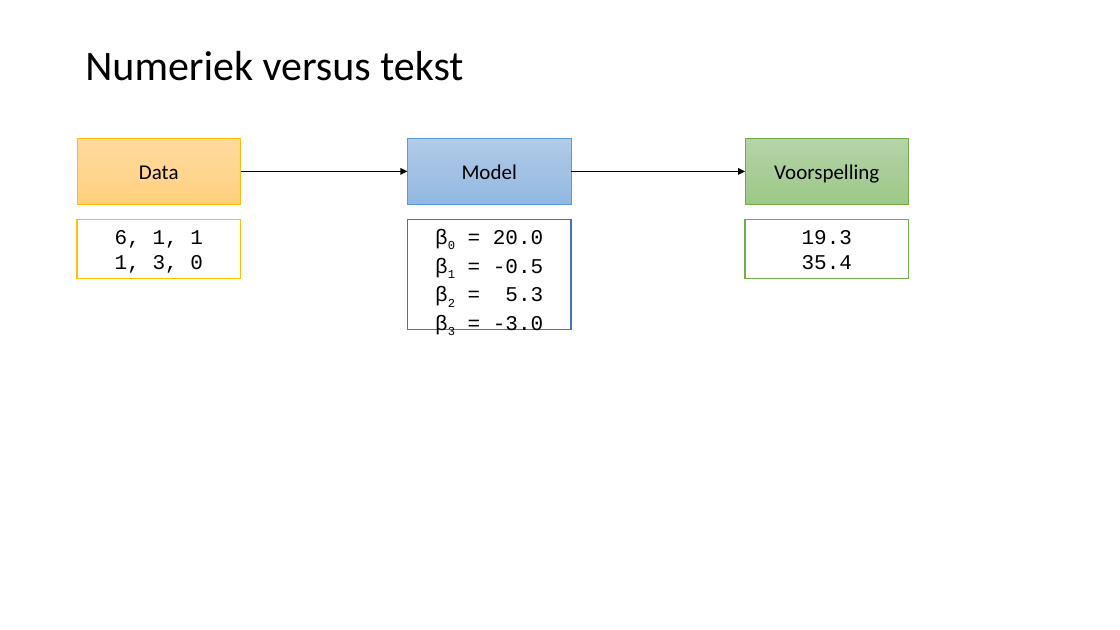
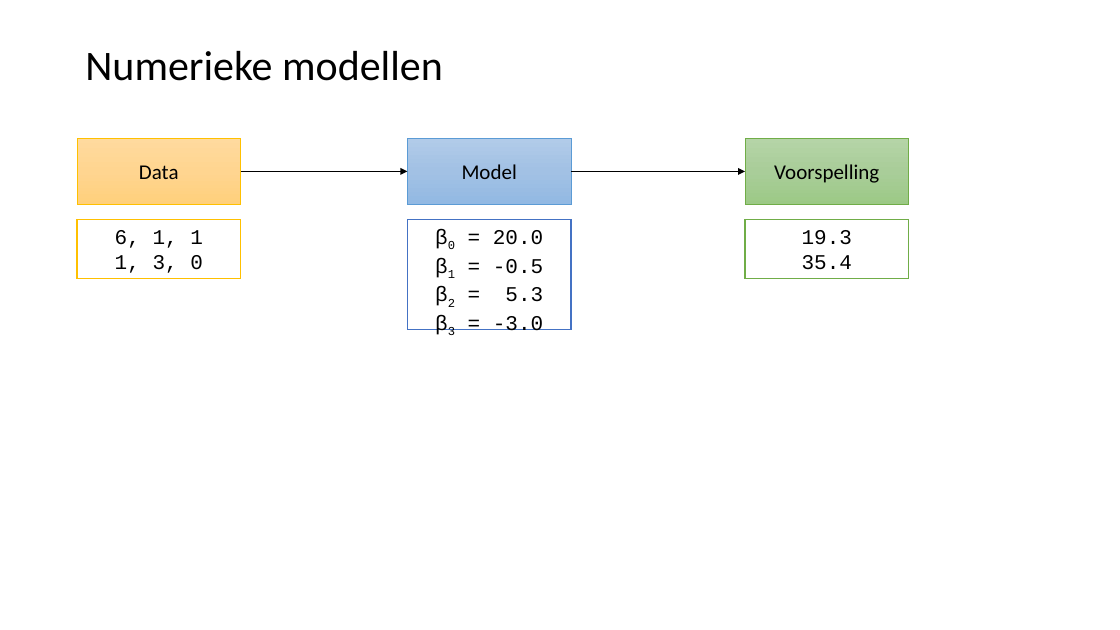
Before and after one commit to LFKoning/knowledge-sharing, a slide deck: slide 4 of python_trainees/5_nlp/python_traineeship_5.pptx. Drawn at 1120x630 pixels with LibreOffice and Linux fonts; fonts in the diff are those of the drawing. Boxes give left, top, right and bottom in pixels: in the first picture for what was removed or moved away, otherwise in the second. Text is boxed around its words. In the diff, an @@ line names an element or a change of style, - is before the commit and + after.

```diff
--- a/python_trainees/5_nlp/python_traineeship_5.pptx
+++ b/python_trainees/5_nlp/python_traineeship_5.pptx
@@ title at <box>85,51,443,81</box>: text changed @@
-Numeriek versus tekst
+Numerieke modellen
```
Also in this commit, not shown: 18 other slides changed, 2 slides removed, 1 other file.
